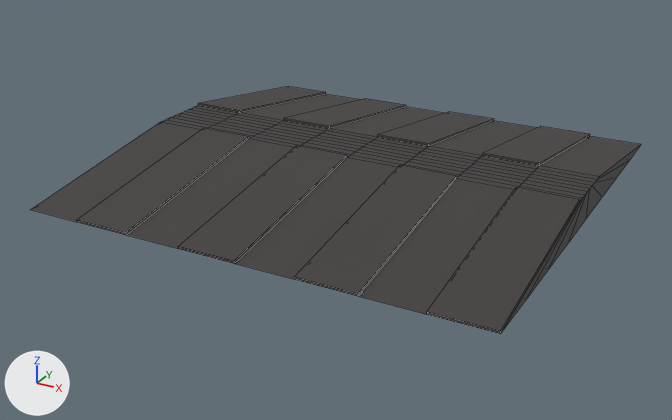
The FBX model core/src/main/resources/port.fbx as it was, and as the next commit left it.
Both versions are drawn from a camera (50 mm lens) standing at (0.000176, -0.000344, 0.000152) and looking at (-0.000007, -0.000012, -0.000014). Lighting does not change. The marker at lower left points along +X, +Y and +Z. Mesh edges are drawn as thin lines.
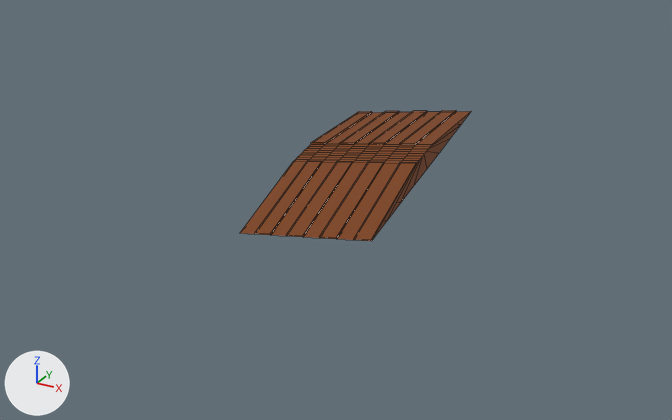
Location of each change, [x1, y1, x2, y2] in pixels of the pictures (672 x 420 px):
'Plane', recoloured, turned, rescaled (grey to brown): before [31, 86, 641, 334]; after [240, 110, 471, 241]

What changed in the scene script:
```text
Change mat_material_001:
    mat_material_001.base_color: (0.0495, 0.0432, 0.042) -> (0.196, 0.0451, 0.0)  # black #3f3b3a -> brown #7a3c00
Change ob_plane:
    ob_plane.rotation_euler: (0.0, 0.0, 0.0) -> (0.146, -0.153, 0.0361)  # degrees (0, 0, 0) -> degrees (8.4, -8.8, 2.1)
    ob_plane.scale: (0.0001, 0.0001, 0.0001) -> (0.00003, 0.00006, 0.0000555)
```
